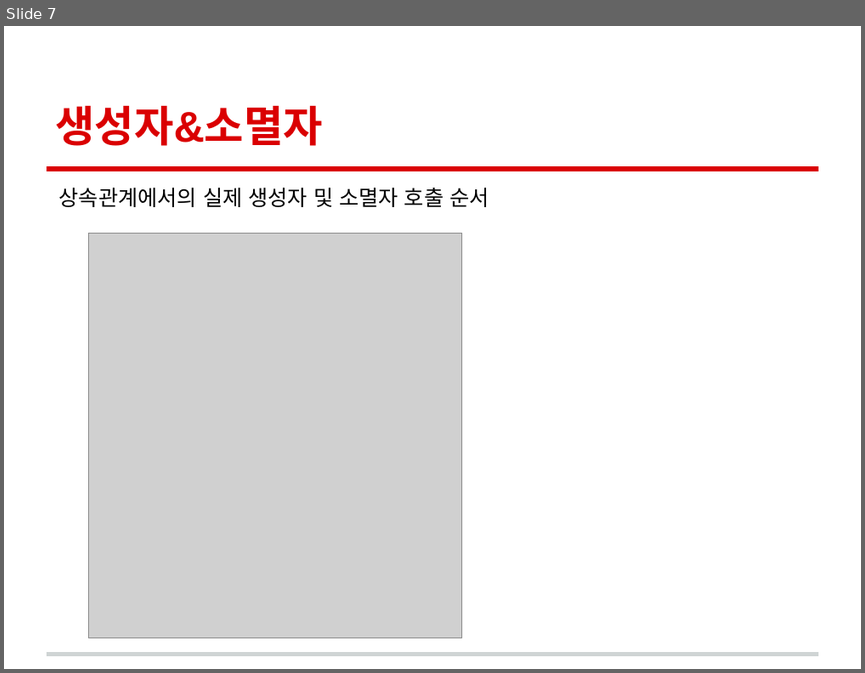
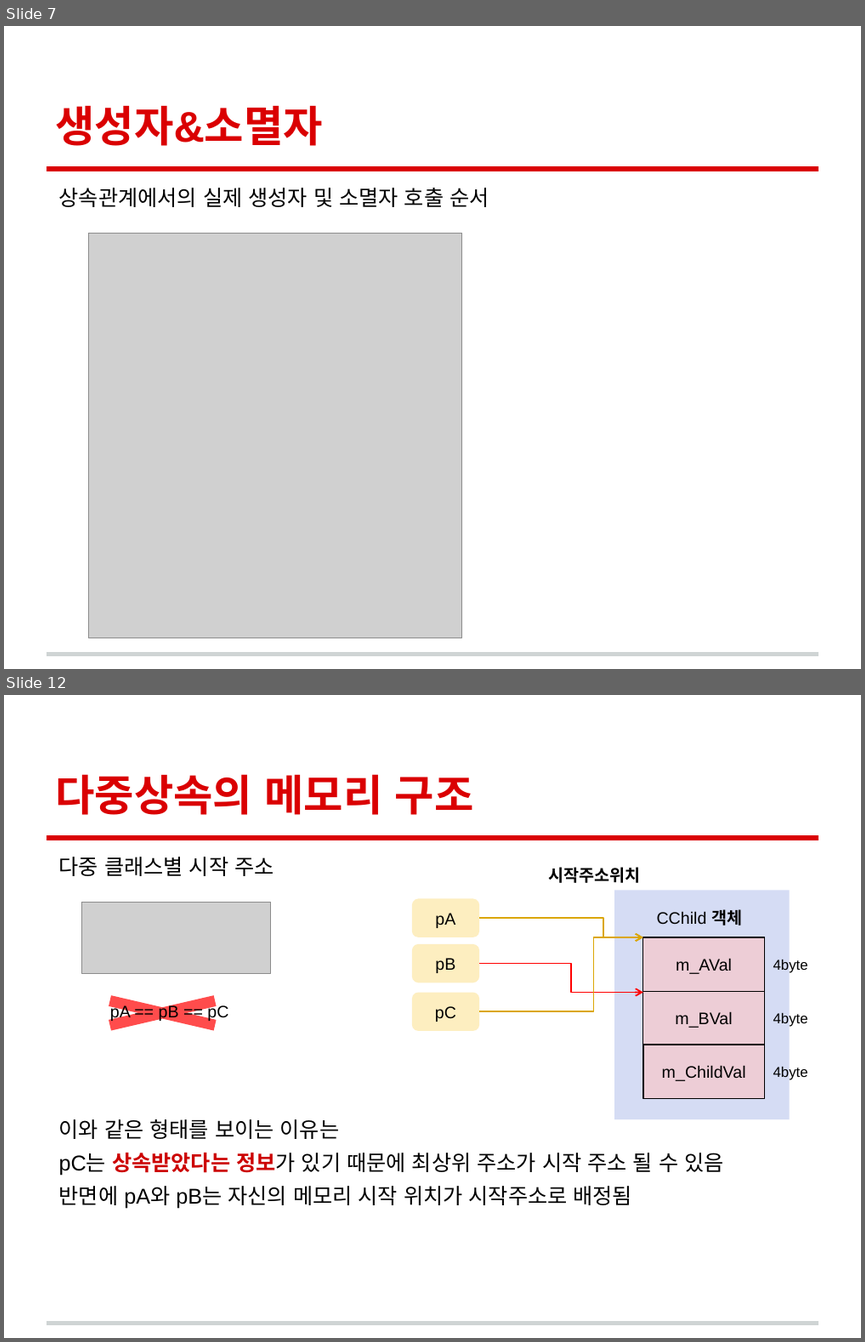
Before and after one commit to woong20123/Study, a slide deck: C++Study/06.Class/챕터6.클래스.pptx. Shown one above the other, each under a label of ours: slide 7 before the commit, slides 7 and 12 after it; the slides between them are not shown. The pictures are 865x673 and 865x1342 pixels, drawn with LibreOffice and Linux fonts; fonts in the diff are those of the drawing; grey boxes stand for pictures. Boxes give left, top, right and bottom in pixels: in the first picture for what was removed or moved away, otherwise in the second. Text is boxed around its words. In the diff, an @@ line names an element or a change of style, - is before the commit and + after.

```diff
--- a/C++Study/06.Class/챕터6.클래스.pptx
+++ b/C++Study/06.Class/챕터6.클래스.pptx
@@ slide 12 added at box(4, 695, 861, 1338), background #FFFFFF; not listed: 2 template elements that a slide beside it also shows @@
@@ title added at box(55, 774, 474, 815), 36 pt, text #DA0002, bold @@
+다중상속의 메모리 구조
@@ text added at box(59, 857, 723, 1208), 18 pt, text #000000 @@
+다중 클래스별 시작 주소
+이와 같은 형태를 보이는 이유는
+pC는 상속받았다는 정보가 있기 때문에 최상위 주소가 시작 주소 될 수 있음
+반면에 pA와 pB는 자신의 메모리 시작 위치가 시작주소로 배정됨
@@ group added at box(412, 867, 808, 1120): 5 texts, 4 rectangles, 3 rounded rectangles, 3 elbow arrows @@
+m_AVal
+m_BVal
+m_ChildVal
+CChild 객체
+4byte
+4byte
+4byte
+pB
+pA
+pC
+시작주소위치
@@ picture added at box(82, 902, 271, 973) @@
@@ cross added at box(62, 990, 263, 1037), fill #FF0000 at 70% opacity @@
@@ text added at box(110, 1004, 228, 1021), 14 pt, text #000000 @@
+pA == pB == pC
```
Also in this commit, not shown: 2 slides changed, 9 other slides added, 2 other files.
